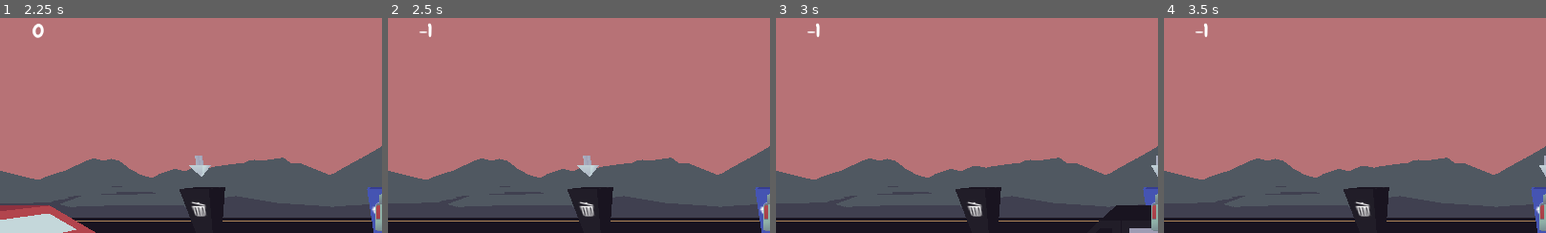
Above: before the commit, frames 1-4 (left to right).
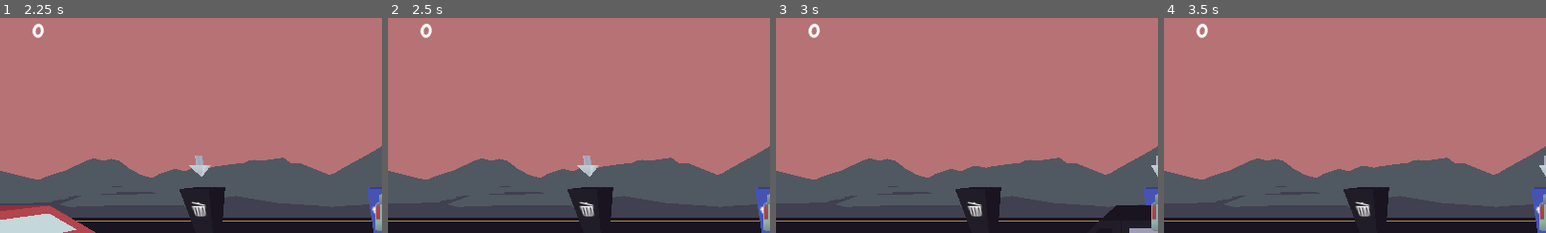
Above: after the commit, the same moments.

Repository: Manas701/SVCGameJam
Game: Godot game, scene res://scenes/main menu.tscn
Two runs of this game, one before a commit and one after it. Both use one fixed random seed, a clock stepped at 60 frames per second and the inputs below. Sound files missing from this copy of the repository are replaced by a short silence.
Inputs:
- Up to frame 1 (2.25 s): click "Play Game" at 0.5 s; tap Enter at 1.25 s; hold Right (select_right) 1.28-2.03 s; hold Space (startGame) 1.28-2.03 s; hold Left (select_left) from 2.03 s (still down); tap Space (startGame) at 2.1 s
- Up to frame 2 (2.5 s): keep holding Left (select_left)
- Up to frame 3 (3 s): release Left (select_left) at 2.78 s; hold Right (select_right) from 2.78 s (still down); hold Space (startGame) from 2.78 s (still down)
- Up to frame 4 (3.5 s): keep holding Right (select_right); keep holding Space (startGame)
The pictures show only the part of the screen within x 0-50%, y 0-50%; the shares and areas given below are measured in that part.

Frame 1 is identical in both runs. In frame 2, 0.1% of the frame differs, in the area x 8-12%, y 2-10%; in frame 3, 0.1%; in frame 4, 0.1%.
Error before the commit: Invalid access to property or key 'whichAnim' on a base object of type 'null instance'. (res://assets/scripts/trashPrefab.gd:20)
Error after the commit: Invalid access to property or key 'whichAnim' on a base object of type 'null instance'. (res://assets/scripts/trashPrefab.gd:21)

Commit message:
tried to add text animation

Diff:
--- a/assets/scripts/trashPrefab.gd
+++ b/assets/scripts/trashPrefab.gd
@@ -1,6 +1,7 @@
 extends Node
 
 @onready var anim = $AnimationPlayer
+@onready var textAnim = $MissText/AnimationPlayer
 var trash_type: Node
 var chosenTrash
 
@@ -21,9 +22,13 @@
 
 func on_trash_landed(_event):
 	if (chosenTrash.trash_type == get_parent().get_parent().get_node(get_parent().get_parent().get_node("PlayerInput").whichBin).trash_type):
+		#play hit text animation player
+		textAnim.play("popup")
 		print("Right Bin! :)")
 		Scorer.score += 1
 	else:
+		#play miss text animation player
+		textAnim.play("popup")
 		print("Wrong Bin! :(")
 		Scorer.score -= 1
 
--- a/scenes/manasScene.tscn
+++ b/scenes/manasScene.tscn
@@ -16,7 +16,6 @@
 [ext_resource type="Script" path="res://assets/scripts/Scorer.gd" id="15_x33cw"]
 [ext_resource type="FontFile" uid="uid://brlxgerq8nwag" path="res://assets/fonts/Chewy-Regular.ttf" id="16_60uhs"]
 [ext_resource type="Script" path="res://assets/scripts/score_label.gd" id="16_kdtlo"]
-[ext_resource type="Script" path="res://assets/scripts/HitText.gd" id="19_oa6cd"]
 
 [sub_resource type="Animation" id="Animation_5ov5y"]
 resource_name = "hover"
@@ -38,6 +37,9 @@
 default_font = ExtResource("16_60uhs")
 default_font_size = 32
 
+[sub_resource type="Animation" id="Animation_u3hi1"]
+length = 0.001
+
 [sub_resource type="Animation" id="Animation_xsh8g"]
 resource_name = "popup"
 length = 0.5
@@ -52,21 +54,6 @@
 "transitions": PackedFloat32Array(0.183011, 1, 0.15932, 1),
 "update": 0,
 "values": [Vector3(0, -1, -6.73659), Vector3(0, 3, -6.737), Vector3(0, 3, -6.737), Vector3(0, -1, -6.737)]
-}
-
-[sub_resource type="Animation" id="Animation_u3hi1"]
-length = 0.001
-tracks/0/type = "value"
-tracks/0/imported = false
-tracks/0/enabled = true
-tracks/0/path = NodePath(".:position")
-tracks/0/interp = 1
-tracks/0/loop_wrap = true
-tracks/0/keys = {
-"times": PackedFloat32Array(0),
-"transitions": PackedFloat32Array(1),
-"update": 0,
-"values": [Vector3(0, -1, -6.73659)]
 }
 
 [sub_resource type="AnimationLibrary" id="AnimationLibrary_ohldl"]
@@ -150,7 +137,6 @@
 font = ExtResource("16_60uhs")
 font_size = 100
 outline_size = 0
-script = ExtResource("19_oa6cd")
 
 [node name="AnimationPlayer" type="AnimationPlayer" parent="MissText"]
 libraries = {
@@ -163,7 +149,6 @@
 font = ExtResource("16_60uhs")
 font_size = 100
 outline_size = 0
-script = ExtResource("19_oa6cd")
 
 [node name="AnimationPlayer" type="AnimationPlayer" parent="HitText"]
 libraries = {
Not shown: 1 places in scenes/main menu.tscn that only renumber resources
Not shown: 1 places in scenes/manasScene.tscn that only renumber resources
